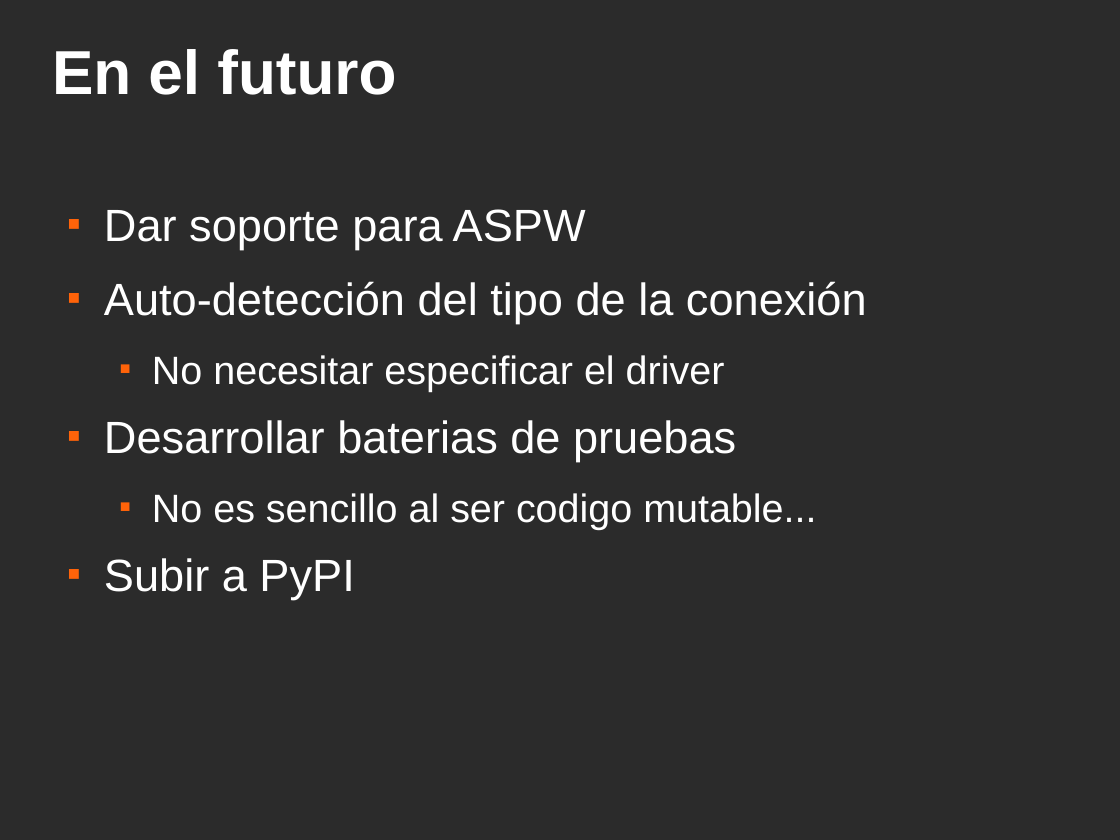
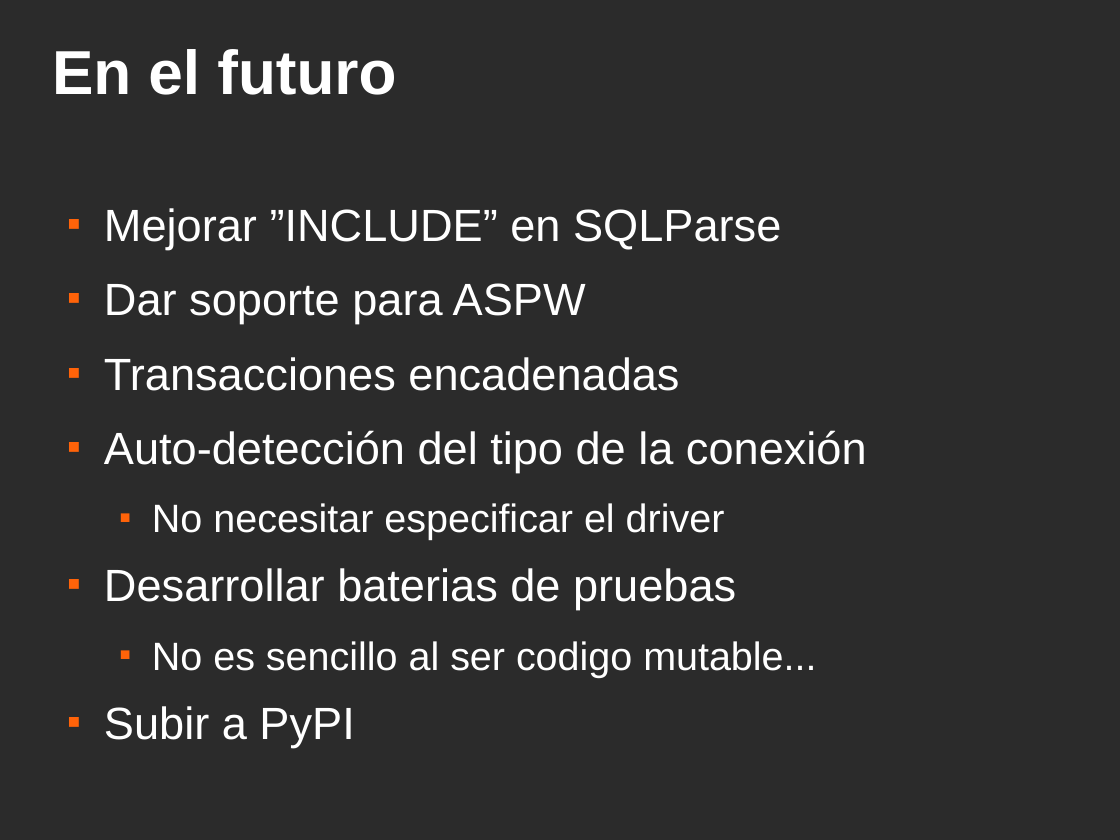
Before and after one commit to piranna/AntiORM, a slide deck: slide 6 of AntiORM.odp (slide 5 before the commit). Drawn at 1120x840 pixels with LibreOffice and Linux fonts; fonts in the diff are those of the drawing; background and template pictures are left out; a plain dark background stands for a picture behind light text. Boxes give left, top, right and bottom in pixels: in the first picture for what was removed or moved away, otherwise in the second. Text is boxed around its words. In the diff, an @@ line names an element or a change of style, - is before the commit and + after.

Commit message:
Finished presentation

```diff
--- a/AntiORM.odp
+++ b/AntiORM.odp
@@ text at (104, 208, 781, 250): paragraph added @@
+■ Mejorar ”INCLUDE” en SQLParse
@@ text at (104, 357, 679, 391): paragraph added @@
+■ Transacciones encadenadas
```
Also in this commit, not shown: 1 slide added.
